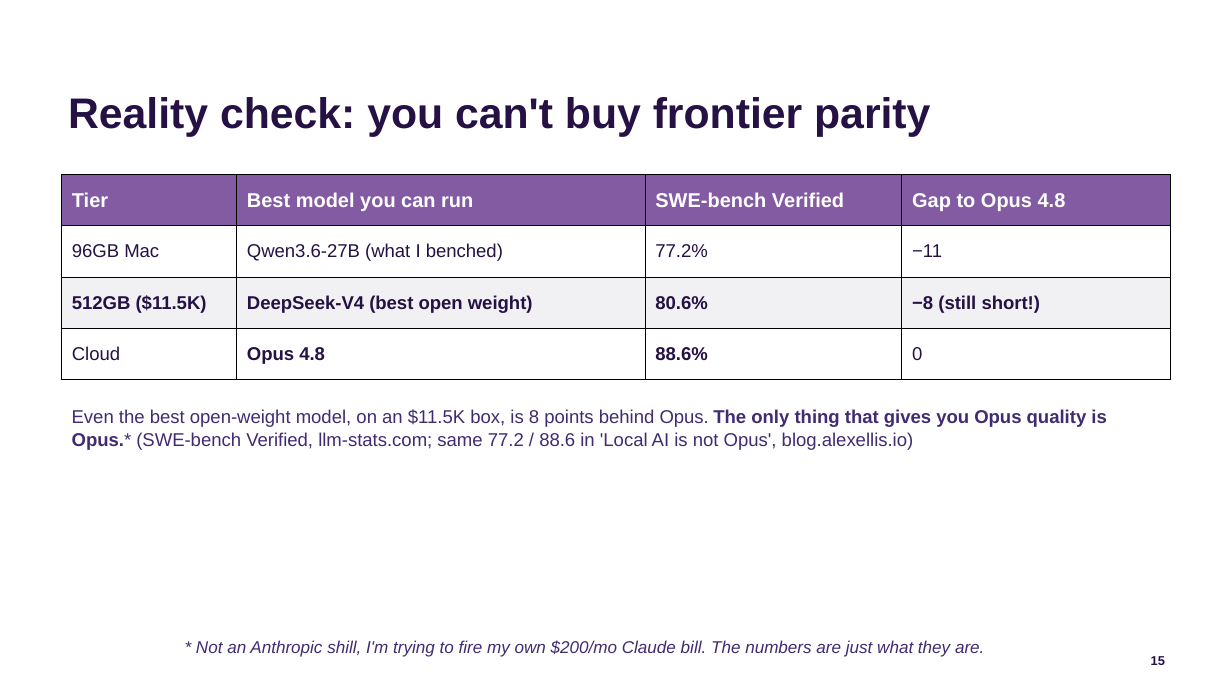
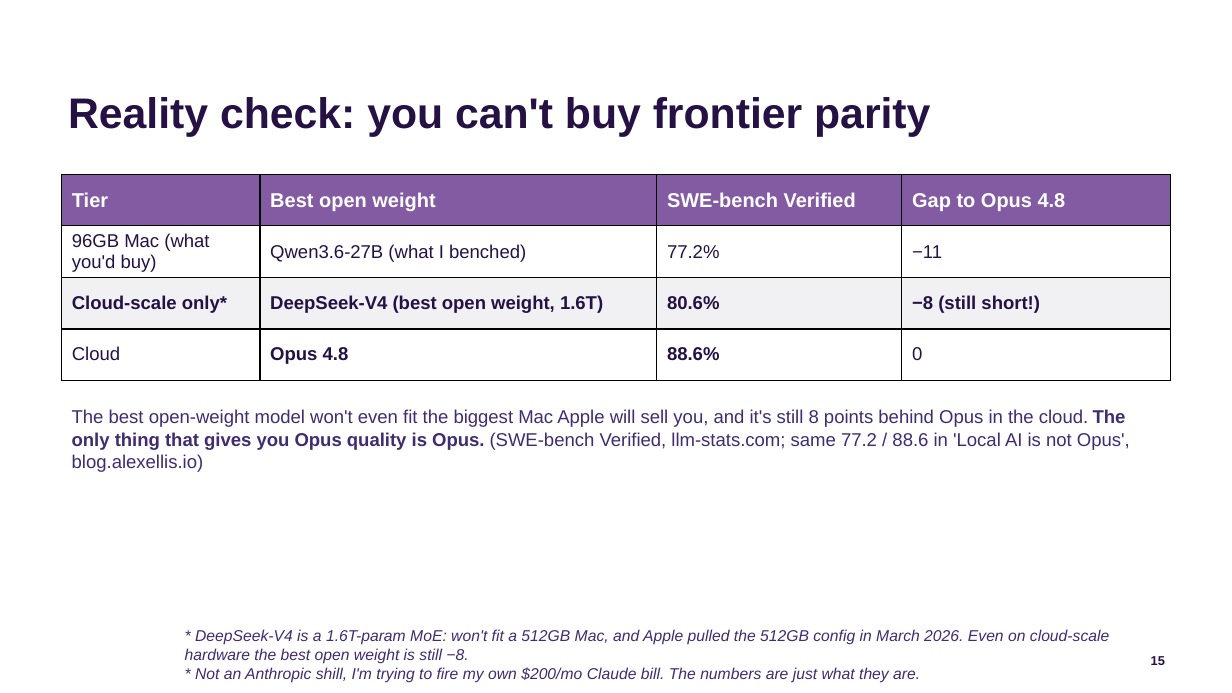
Before and after one commit to jconnolly/local-llm-pi5, a slide deck: slide 15 of local-llm-datasociety.pptx. Drawn at 1232x693 pixels with LibreOffice and Linux fonts; fonts in the diff are those of the drawing; background and template pictures are left out. Boxes give left, top, right and bottom in pixels: in the first picture for what was removed or moved away, otherwise in the second. Text is boxed around its words. In the diff, an @@ line names an element or a change of style, - is before the commit and + after.

Commit message:
Verify claims slide-by-slide + add citations:
- Reality-check slide: fix 512GB/DeepSeek-V4 row (V4 is 1.6T MoE, won't fit a
  512GB Mac; Apple pulled the 512GB config Mar 2026). Reframed as cloud-scale-only,
  still -8 to Opus. Stronger + accurate.
- Bandwidth: ~800 -> 819 GB/s, cite Apple Mac Studio spec.
- Guardrails 53->99 bullet: cite Forge (Show HN 48192383), verified real.
- Confirmed accurate: $200/mo=Max 20x, M3 Ultra EOL/backorder, DeepSeek-V4 80.6 open-weight ceiling.

```diff
--- a/local-llm-datasociety.pptx
+++ b/local-llm-datasociety.pptx
@@ table at (62,175,1170,380) @@
-row 1, column 2: Best model you can run
+row 1, column 2: Best open weight
-row 2, column 1: 96GB Mac
+row 2, column 1: 96GB Mac (what you'd buy)
-row 3, column 1: 512GB ($11.5K)
+row 3, column 1: Cloud-scale only*
-row 3, column 2: DeepSeek-V4 (best open weight)
+row 3, column 2: DeepSeek-V4 (best open weight, 1.6T)
@@ text at (72,409,1130,472): text changed @@
-Even the best open-weight model, on an $11.5K box, is 8 points behind Opus. The only thing that gives you Opus quality is Opus.* (SWE-bench Verified, llm-stats.com; same 77.2 / 88.6 in 'Local AI is not Opus', blog.alexellis.io)
+The best open-weight model won't even fit the biggest Mac Apple will sell you, and it's still 8 points behind Opus in the cloud. The only thing that gives you Opus quality is Opus. (SWE-bench Verified, llm-stats.com; same 77.2 / 88.6 in 'Local AI is not Opus', blog.alexellis.io)
@@ text at (185,629,1109,683): text changed; size 12 to 11 pt @@
-* Not an Anthropic shill, I'm trying to fire my own $200/mo Claude bill. The numbers are just what they are.
+* DeepSeek-V4 is a 1.6T-param MoE: won't fit a 512GB Mac, and Apple pulled the 512GB config in March 2026. Even on cloud-scale hardware the best open weight is still −8.
+* Not an Anthropic shill, I'm trying to fire my own $200/mo Claude bill. The numbers are just what they are.
```
Also in this commit, not shown: 2 other slides changed, 3 other files.
